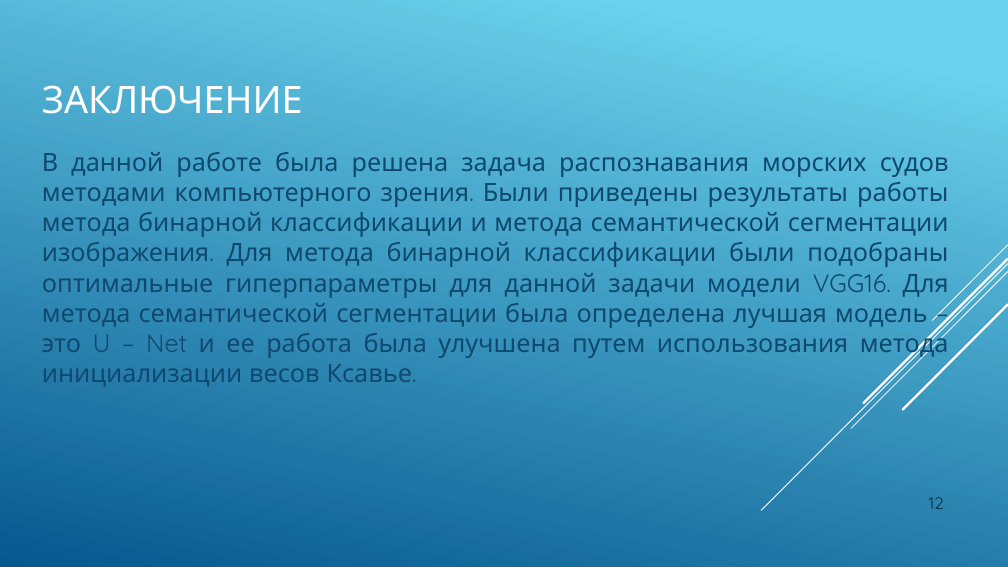
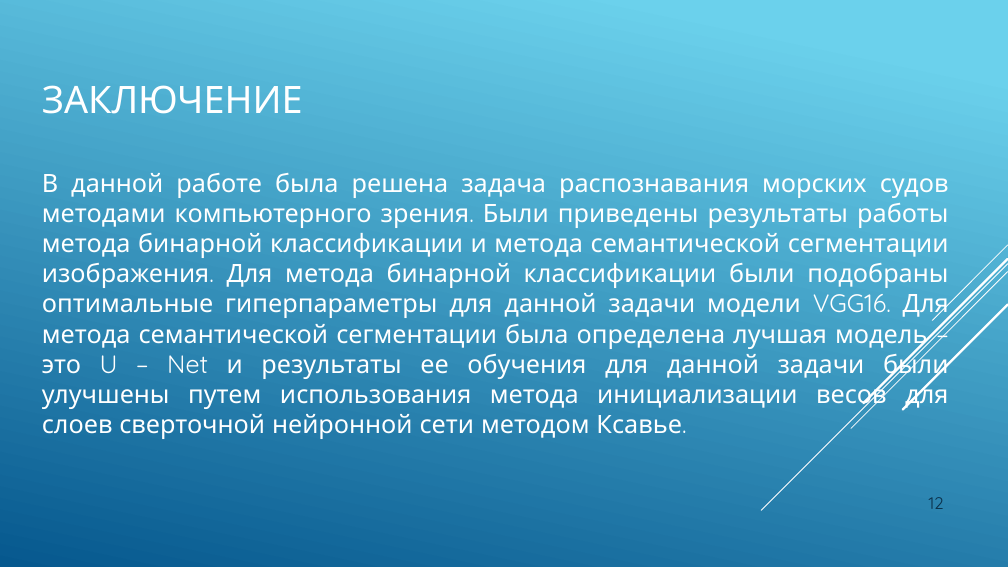
Before and after one commit to JacKira/Airbus_ship_detection, a slide deck: slide 12 of Отчет/ВКР презентация.pptx. Drawn at 1008x567 pixels with LibreOffice and Linux fonts; fonts in the diff are those of the drawing. Boxes give left, top, right and bottom in pixels: in the first picture for what was removed or moved away, otherwise in the second. Text is boxed around its words. In the diff, an @@ line names an element or a change of style, - is before the commit and + after.

```diff
--- a/Отчет/ВКР презентация.pptx
+++ b/Отчет/ВКР презентация.pptx
@@ text at [42,173,949,439]: text changed; text colour #0F496F to #FFFFFF @@
-В данной работе была решена задача распознавания морских судов методами компьютерного зрения. Были приведены результаты работы метода бинарной классификации и метода семантической сегментации изображения. Для метода бинарной классификации были подобраны оптимальные гиперпараметры для данной задачи модели VGG16. Для метода семантической сегментации была определена лучшая модель – это U – Net и ее работа была улучшена путем использования метода инициализации весов Ксавье.
+В данной работе была решена задача распознавания морских судов методами компьютерного зрения. Были приведены результаты работы метода бинарной классификации и метода семантической сегментации изображения. Для метода бинарной классификации были подобраны оптимальные гиперпараметры для данной задачи модели VGG16. Для метода семантической сегментации была определена лучшая модель – это U – Net и результаты ее обучения для данной задачи были улучшены путем использования метода инициализации весов для слоев сверточной нейронной сети методом Ксавье.
```
Also in this commit, not shown: 7 other slides changed, 4 slides added, 1 other file.
